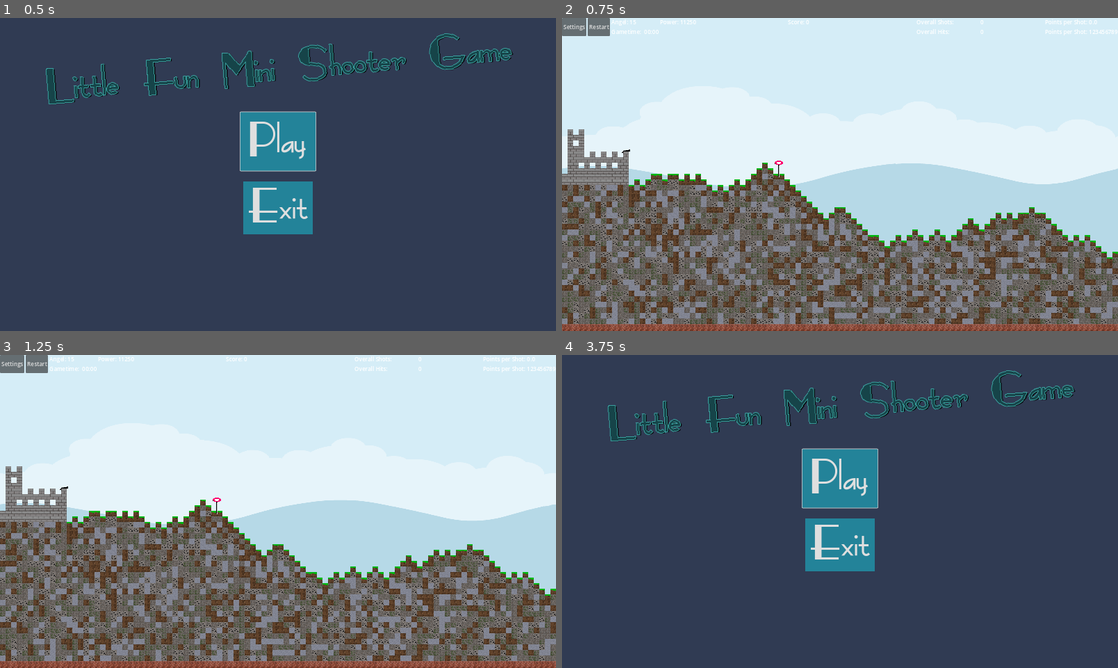
Above: before the commit, frames 1-4 (two rows, left to right).
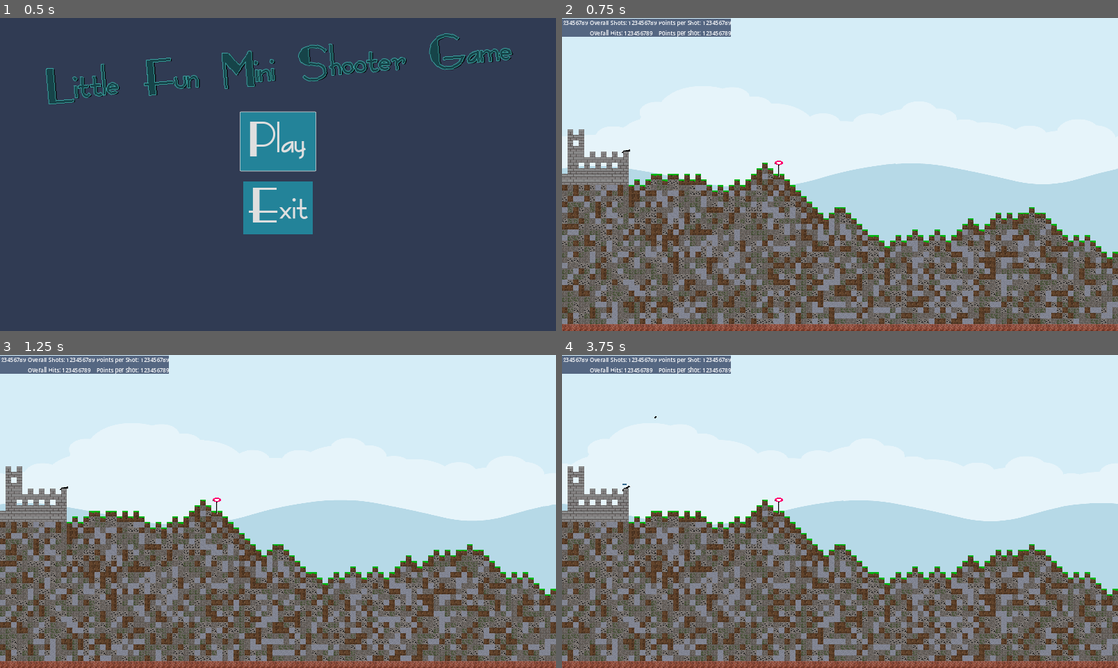
Above: after the commit, the same moments.

Repository: Coding-4Fun/Just4Fun_Mini_Shootergame
Game: Godot game, scene res://UI/MainMenuUI.tscn
Same seed, same stepped clock (60 frames per second), same inputs: the game is played once before the commit and once after it.
Inputs (mouse positions are in pixels of both pictures, inside the frame that each line leads up to):
- Up to frame 1 (0.5 s): no input
- Up to frame 2 (0.75 s): click "Play" at 0.5 s
- Up to frame 3 (1.25 s): no input
- Up to frame 4 (3.75 s): click (573, 364) at 1.25 s, where only the run before the commit has a clickable "Settings"; click (600, 364) at 2 s, where only the run before the commit has a clickable "Restart"; click (595, 380) at 2.75 s, where only the run before the commit has a clickable "Enable Target Timer"; click (789, 380) at 3.5 s, where only the run before the commit has a clickable "Back to Menu"

Frame 1 is identical in both runs. In frame 2, 1.6% of the frame differs, in the area x 0-100%, y 0-6%; in frame 3, 1.6%; in frame 4, 100%, in the area x 0-100%, y 0-100%.
Error after the commit: Invalid assignment of property or key 'text' with value of type 'String' on a base object of type 'null instance'. (res://UI/InGameUI.gd:42)

Commit message:
Try: Try fix layout

Diff:
--- a/UI/InGameUI.tscn
+++ b/UI/InGameUI.tscn
@@ -3,184 +3,184 @@
 [ext_resource type="Script" path="res://UI/InGameUI.gd" id="1"]
 [ext_resource type="PackedScene" uid="uid://chpd7ewn37es" path="res://UI/Settings/InGameUISettings.tscn" id="2"]
 
-[node name="InGameUI" type="Control"]
-layout_mode = 3
-anchors_preset = 0
+[node name="IngameUIBottom" type="MarginContainer"]
+anchors_preset = 10
+anchor_right = 1.0
+offset_bottom = 49.0
+grow_horizontal = 2
 size_flags_horizontal = 3
 size_flags_vertical = 3
 mouse_filter = 2
+theme_override_constants/margin_left = 3
+theme_override_constants/margin_top = 3
+theme_override_constants/margin_right = 3
+theme_override_constants/margin_bottom = 0
 script = ExtResource("1")
 
-[node name="IngameUIBottom" type="MarginContainer" parent="."]
-layout_mode = 1
-offset_right = 1600.0
-offset_bottom = 46.0
+[node name="ColorRect" type="ColorRect" parent="."]
+layout_mode = 2
+color = Color(0.145098, 0.203922, 0.337255, 0.72549)
+
+[node name="vBoxContainer" type="VBoxContainer" parent="."]
+layout_mode = 2
 size_flags_horizontal = 3
 mouse_filter = 2
 
-[node name="vBoxContainer" type="VBoxContainer" parent="IngameUIBottom"]
+[node name="hBoxHud" type="HBoxContainer" parent="vBoxContainer"]
 layout_mode = 2
 mouse_filter = 2
 
-[node name="hBoxHud" type="HBoxContainer" parent="IngameUIBottom/vBoxContainer"]
-layout_mode = 2
-mouse_filter = 2
-
-[node name="hBoxUIButtons" type="HBoxContainer" parent="IngameUIBottom/vBoxContainer/hBoxHud"]
+[node name="hBoxUIButtons" type="HBoxContainer" parent="vBoxContainer/hBoxHud"]
 layout_mode = 2
 size_flags_vertical = 3
 mouse_filter = 2
 
-[node name="buttGameOptions" type="Button" parent="IngameUIBottom/vBoxContainer/hBoxHud/hBoxUIButtons"]
+[node name="buttGameOptions" type="Button" parent="vBoxContainer/hBoxHud/hBoxUIButtons"]
 layout_mode = 2
 size_flags_horizontal = 3
 text = "Settings"
 
-[node name="buttGameReset" type="Button" parent="IngameUIBottom/vBoxContainer/hBoxHud/hBoxUIButtons"]
+[node name="buttGameReset" type="Button" parent="vBoxContainer/hBoxHud/hBoxUIButtons"]
 layout_mode = 2
 size_flags_horizontal = 3
 text = "Restart"
 
-[node name="vBoxContainerGameTimer" type="VBoxContainer" parent="IngameUIBottom/vBoxContainer/hBoxHud"]
+[node name="vBoxContainerGameTimer" type="VBoxContainer" parent="vBoxContainer/hBoxHud"]
 layout_mode = 2
 
-[node name="hBoxAngel" type="HBoxContainer" parent="IngameUIBottom/vBoxContainer/hBoxHud/vBoxContainerGameTimer"]
+[node name="hBoxAngel" type="HBoxContainer" parent="vBoxContainer/hBoxHud/vBoxContainerGameTimer"]
 layout_mode = 2
 size_flags_horizontal = 3
 mouse_filter = 2
 
-[node name="label" type="Label" parent="IngameUIBottom/vBoxContainer/hBoxHud/vBoxContainerGameTimer/hBoxAngel"]
+[node name="label" type="Label" parent="vBoxContainer/hBoxHud/vBoxContainerGameTimer/hBoxAngel"]
 layout_mode = 2
 size_flags_vertical = 0
 text = "Angel:"
 
-[node name="labAngel" type="Label" parent="IngameUIBottom/vBoxContainer/hBoxHud/vBoxContainerGameTimer/hBoxAngel"]
+[node name="labAngel" type="Label" parent="vBoxContainer/hBoxHud/vBoxContainerGameTimer/hBoxAngel"]
 layout_mode = 2
 size_flags_horizontal = 3
 size_flags_vertical = 0
 text = "123456789"
 
-[node name="hBoxGametimer" type="HBoxContainer" parent="IngameUIBottom/vBoxContainer/hBoxHud/vBoxContainerGameTimer"]
+[node name="hBoxGametimer" type="HBoxContainer" parent="vBoxContainer/hBoxHud/vBoxContainerGameTimer"]
 layout_mode = 2
 
-[node name="label" type="Label" parent="IngameUIBottom/vBoxContainer/hBoxHud/vBoxContainerGameTimer/hBoxGametimer"]
+[node name="label" type="Label" parent="vBoxContainer/hBoxHud/vBoxContainerGameTimer/hBoxGametimer"]
 layout_mode = 2
 text = "Gametime: "
 
-[node name="labelGameTime" type="Label" parent="IngameUIBottom/vBoxContainer/hBoxHud/vBoxContainerGameTimer/hBoxGametimer"]
+[node name="labelGameTime" type="Label" parent="vBoxContainer/hBoxHud/vBoxContainerGameTimer/hBoxGametimer"]
 layout_mode = 2
 text = "00:00"
 
-[node name="hBoxPower" type="HBoxContainer" parent="IngameUIBottom/vBoxContainer/hBoxHud"]
+[node name="hBoxPower" type="HBoxContainer" parent="vBoxContainer/hBoxHud"]
 layout_mode = 2
 size_flags_horizontal = 2
 mouse_filter = 2
 
-[node name="label" type="Label" parent="IngameUIBottom/vBoxContainer/hBoxHud/hBoxPower"]
+[node name="label" type="Label" parent="vBoxContainer/hBoxHud/hBoxPower"]
 layout_mode = 2
 size_flags_vertical = 0
 text = "Power:"
 
-[node name="labPower" type="Label" parent="IngameUIBottom/vBoxContainer/hBoxHud/hBoxPower"]
+[node name="labPower" type="Label" parent="vBoxContainer/hBoxHud/hBoxPower"]
 layout_mode = 2
 size_flags_horizontal = 3
 size_flags_vertical = 0
 text = "123456789"
 
-[node name="hBoxScore" type="HBoxContainer" parent="IngameUIBottom/vBoxContainer/hBoxHud"]
+[node name="hBoxScore" type="HBoxContainer" parent="vBoxContainer/hBoxHud"]
 layout_mode = 2
 size_flags_horizontal = 2
 mouse_filter = 2
 
-[node name="label" type="Label" parent="IngameUIBottom/vBoxContainer/hBoxHud/hBoxScore"]
+[node name="label" type="Label" parent="vBoxContainer/hBoxHud/hBoxScore"]
 layout_mode = 2
 size_flags_vertical = 0
 text = "Score:"
 
-[node name="labScore" type="Label" parent="IngameUIBottom/vBoxContainer/hBoxHud/hBoxScore"]
+[node name="labScore" type="Label" parent="vBoxContainer/hBoxHud/hBoxScore"]
 layout_mode = 2
 size_flags_horizontal = 3
 size_flags_vertical = 0
 text = "123456789"
 
-[node name="vBoxContainerShots" type="VBoxContainer" parent="IngameUIBottom/vBoxContainer/hBoxHud"]
+[node name="vBoxContainerShots" type="VBoxContainer" parent="vBoxContainer/hBoxHud"]
 layout_mode = 2
 size_flags_horizontal = 3
 mouse_filter = 2
 
-[node name="hBoxShots" type="HBoxContainer" parent="IngameUIBottom/vBoxContainer/hBoxHud/vBoxContainerShots"]
+[node name="hBoxShots" type="HBoxContainer" parent="vBoxContainer/hBoxHud/vBoxContainerShots"]
 layout_mode = 2
 size_flags_horizontal = 3
 mouse_filter = 2
 
-[node name="label" type="Label" parent="IngameUIBottom/vBoxContainer/hBoxHud/vBoxContainerShots/hBoxShots"]
+[node name="label" type="Label" parent="vBoxContainer/hBoxHud/vBoxContainerShots/hBoxShots"]
 layout_mode = 2
 size_flags_horizontal = 3
 size_flags_vertical = 0
 text = "Overall Shots:"
 
-[node name="labShots" type="Label" parent="IngameUIBottom/vBoxContainer/hBoxHud/vBoxContainerShots/hBoxShots"]
+[node name="labShots" type="Label" parent="vBoxContainer/hBoxHud/vBoxContainerShots/hBoxShots"]
 layout_mode = 2
 size_flags_horizontal = 3
 size_flags_vertical = 0
 text = "123456789"
 
-[node name="hBoxHits" type="HBoxContainer" parent="IngameUIBottom/vBoxContainer/hBoxHud/vBoxContainerShots"]
+[node name="hBoxHits" type="HBoxContainer" parent="vBoxContainer/hBoxHud/vBoxContainerShots"]
 layout_mode = 2
 size_flags_horizontal = 3
 mouse_filter = 2
 
-[node name="label" type="Label" parent="IngameUIBottom/vBoxContainer/hBoxHud/vBoxContainerShots/hBoxHits"]
+[node name="label" type="Label" parent="vBoxContainer/hBoxHud/vBoxContainerShots/hBoxHits"]
 layout_mode = 2
 size_flags_horizontal = 3
 size_flags_vertical = 0
 text = "Overall Hits:"
 
-[node name="labHits" type="Label" parent="IngameUIBottom/vBoxContainer/hBoxHud/vBoxContainerShots/hBoxHits"]
+[node name="labHits" type="Label" parent="vBoxContainer/hBoxHud/vBoxContainerShots/hBoxHits"]
 layout_mode = 2
 size_flags_horizontal = 3
 size_flags_vertical = 0
 text = "123456789"
 
-[node name="vBoxContainerPoints" type="VBoxContainer" parent="IngameUIBottom/vBoxContainer/hBoxHud"]
+[node name="vBoxContainerPoints" type="VBoxContainer" parent="vBoxContainer/hBoxHud"]
 layout_mode = 2
 mouse_filter = 2
 
-[node name="hBoxPointsPerShot" type="HBoxContainer" parent="IngameUIBottom/vBoxContainer/hBoxHud/vBoxContainerPoints"]
+[node name="hBoxPointsPerShot" type="HBoxContainer" parent="vBoxContainer/hBoxHud/vBoxContainerPoints"]
 layout_mode = 2
 size_flags_horizontal = 3
 mouse_filter = 2
 
-[node name="label" type="Label" parent="IngameUIBottom/vBoxContainer/hBoxHud/vBoxContainerPoints/hBoxPointsPerShot"]
+[node name="label" type="Label" parent="vBoxContainer/hBoxHud/vBoxContainerPoints/hBoxPointsPerShot"]
 layout_mode = 2
 size_flags_vertical = 0
 text = "Points per Shot:"
 
-[node name="labPointsPerShots" type="Label" parent="IngameUIBottom/vBoxContainer/hBoxHud/vBoxContainerPoints/hBoxPointsPerShot"]
+[node name="labPointsPerShots" type="Label" parent="vBoxContainer/hBoxHud/vBoxContainerPoints/hBoxPointsPerShot"]
 layout_mode = 2
 size_flags_vertical = 0
 text = "123456789"
 
-[node name="hBoxPointsPerShot_2" type="HBoxContainer" parent="IngameUIBottom/vBoxContainer/hBoxHud/vBoxContainerPoints"]
+[node name="hBoxPointsPerShot_2" type="HBoxContainer" parent="vBoxContainer/hBoxHud/vBoxContainerPoints"]
 layout_mode = 2
 size_flags_horizontal = 2
 mouse_filter = 2
 
-[node name="label" type="Label" parent="IngameUIBottom/vBoxContainer/hBoxHud/vBoxContainerPoints/hBoxPointsPerShot_2"]
+[node name="label" type="Label" parent="vBoxContainer/hBoxHud/vBoxContainerPoints/hBoxPointsPerShot_2"]
 layout_mode = 2
 size_flags_vertical = 0
 text = "Points per Shot:"
 
-[node name="labPointsPerShots" type="Label" parent="IngameUIBottom/vBoxContainer/hBoxHud/vBoxContainerPoints/hBoxPointsPerShot_2"]
+[node name="labPointsPerShots" type="Label" parent="vBoxContainer/hBoxHud/vBoxContainerPoints/hBoxPointsPerShot_2"]
 layout_mode = 2
 size_flags_vertical = 0
 text = "123456789"
 
-[node name="vBoxSettings" parent="IngameUIBottom/vBoxContainer" instance=ExtResource("2")]
+[node name="vBoxSettings" parent="vBoxContainer" instance=ExtResource("2")]
 visible = false
 layout_mode = 2
-
-[connection signal="pressed" from="IngameUIBottom/vBoxContainer/hBoxHud/hBoxUIButtons/buttGameOptions" to="." method="_on_buttGameOptions_pressed"]
-[connection signal="pressed" from="IngameUIBottom/vBoxContainer/hBoxHud/hBoxUIButtons/buttGameReset" to="." method="_on_button_pressed"]
-
-[editable path="IngameUIBottom/vBoxContainer/vBoxSettings"]
+size_flags_vertical = 3
--- a/UI/Settings/InGameUISettings.tscn
+++ b/UI/Settings/InGameUISettings.tscn
@@ -5,65 +5,70 @@
 [ext_resource type="Script" path="res://UI/Settings/MaxScoreSettings.gd" id="3"]
 [ext_resource type="Script" path="res://UI/Settings/Settings.gd" id="4"]
 
-[node name="Background" type="ColorRect"]
+[node name="vBoxSettings" type="VBoxContainer"]
+anchors_preset = 10
+anchor_right = 1.0
+offset_bottom = 106.0
+grow_horizontal = 2
+mouse_filter = 0
+script = ExtResource("4")
+
+[node name="Background" type="ColorRect" parent="."]
+visible = false
 show_behind_parent = true
-size_flags_horizontal = 3
+layout_mode = 2
 size_flags_vertical = 3
 color = Color(0.145098, 0.203922, 0.337255, 0.72549)
 
-[node name="vBoxSettings" type="VBoxContainer" parent="."]
-layout_mode = 0
-mouse_filter = 0
-script = ExtResource("4")
-
-[node name="hBoxOptions" type="HBoxContainer" parent="vBoxSettings"]
+[node name="hBoxOptions" type="HBoxContainer" parent="."]
 layout_mode = 2
 mouse_filter = 2
 
-[node name="buttSwitchTargetTimer" type="CheckButton" parent="vBoxSettings/hBoxOptions"]
+[node name="buttSwitchTargetTimer" type="CheckButton" parent="hBoxOptions"]
 layout_mode = 2
 text = "Enable Target Timer"
 
-[node name="vSeparator" type="VSeparator" parent="vBoxSettings/hBoxOptions"]
+[node name="vSeparator" type="VSeparator" parent="hBoxOptions"]
 layout_mode = 2
 size_flags_horizontal = 3
 mouse_filter = 2
 
-[node name="buttBackToMenu" type="Button" parent="vBoxSettings/hBoxOptions"]
+[node name="buttBackToMenu" type="Button" parent="hBoxOptions"]
 layout_mode = 2
 text = "Back to Menu"
 
-[node name="hBoxConditions" type="HBoxContainer" parent="vBoxSettings"]
+[node name="hBoxConditions" type="HBoxContainer" parent="."]
 layout_mode = 2
 
-[node name="hBoxContainer" type="HBoxContainer" parent="vBoxSettings/hBoxConditions"]
+[node name="hBoxContainer" type="HBoxContainer" parent="hBoxConditions"]
 layout_mode = 2
 size_flags_horizontal = 3
 
-[node name="label" type="Label" parent="vBoxSettings/hBoxConditions/hBoxContainer"]
+[node name="label" type="Label" parent="hBoxConditions/hBoxContainer"]
 layout_mode = 2
-text = "Win/Loose
-Conditions"
+text = "Win/Loose Conditions"
 
-[node name="vBoxContainerShots" type="VBoxContainer" parent="vBoxSettings/hBoxConditions/hBoxContainer"]
+[node name="vBoxContainerShots" type="VBoxContainer" parent="hBoxConditions/hBoxContainer"]
 layout_mode = 2
+size_flags_horizontal = 3
 
-[node name="hBoxContainerMaxShots" type="HBoxContainer" parent="vBoxSettings/hBoxConditions/hBoxContainer/vBoxContainerShots"]
+[node name="hBoxContainerMaxShots" type="HBoxContainer" parent="hBoxConditions/hBoxContainer/vBoxContainerShots"]
 layout_mode = 2
 size_flags_horizontal = 0
 script = ExtResource("2")
 
-[node name="cButtSwitchMaxShots" type="CheckButton" parent="vBoxSettings/hBoxConditions/hBoxContainer/vBoxContainerShots/hBoxContainerMaxShots"]
+[node name="cButtSwitchMaxShots" type="CheckButton" parent="hBoxConditions/hBoxContainer/vBoxContainerShots/hBoxContainerMaxShots"]
 layout_mode = 2
 text = "Max Shots"
 
-[node name="label" type="Label" parent="vBoxSettings/hBoxConditions/hBoxContainer/vBoxContainerShots/hBoxContainerMaxShots"]
+[node name="label" type="Label" parent="hBoxConditions/hBoxContainer/vBoxContainerShots/hBoxContainerMaxShots"]
 layout_mode = 2
 size_flags_horizontal = 8
 size_flags_vertical = 5
 text = "Max Shots"
 
-[node name="MaxShotSlider" type="HSlider" parent="vBoxSettings/hBoxConditions/hBoxContainer/vBoxContainerShots/hBoxContainerMaxShots"]
+[node name="MaxShotSlider" type="HSlider" parent="hBoxConditions/hBoxContainer/vBoxContainerShots/hBoxContainerMaxShots"]
+custom_minimum_size = Vector2(300, 0)
 layout_mode = 2
 size_flags_horizontal = 8
 size_flags_vertical = 5
@@ -75,31 +80,32 @@
 tick_count = 10
 ticks_on_borders = true
 
-[node name="labelMaxShots" type="Label" parent="vBoxSettings/hBoxConditions/hBoxContainer/vBoxContainerShots/hBoxContainerMaxShots"]
+[node name="labelMaxShots" type="Label" parent="hBoxConditions/hBoxContainer/vBoxContainerShots/hBoxContainerMaxShots"]
 layout_mode = 2
 text = "123456"
 
-[node name="vBoxContainerScore" type="VBoxContainer" parent="vBoxSettings/hBoxConditions/hBoxContainer"]
+[node name="vBoxContainerScore" type="VBoxContainer" parent="hBoxConditions/hBoxContainer"]
 layout_mode = 2
 size_flags_horizontal = 3
 
-[node name="hBoxContainerMaxScore" type="HBoxContainer" parent="vBoxSettings/hBoxConditions/hBoxContainer/vBoxContainerScore"]
+[node name="hBoxContainerMaxScore" type="HBoxContainer" parent="hBoxConditions/hBoxContainer/vBoxContainerScore"]
 layout_mode = 2
+size_flags_horizontal = 8
 script = ExtResource("3")
 
-[node name="cButtSwitchMaxScore" type="CheckButton" parent="vBoxSettings/hBoxConditions/hBoxContainer/vBoxContainerScore/hBoxContainerMaxScore"]
+[node name="cButtSwitchMaxScore" type="CheckButton" parent="hBoxConditions/hBoxContainer/vBoxContainerScore/hBoxContainerMaxScore"]
 layout_mode = 2
 text = "Max Negative Score"
 
-[node name="label" type="Label" parent="vBoxSettings/hBoxConditions/hBoxContainer/vBoxContainerScore/hBoxContainerMaxScore"]
+[node name="label" type="Label" parent="hBoxConditions/hBoxContainer/vBoxContainerScore/hBoxContainerMaxScore"]
 layout_mode = 2
 size_flags_horizontal = 8
 size_flags_vertical = 5
 text = "Max/Min Score"
 
-[node name="MaxScoreSlider" type="HSlider" parent="vBoxSettings/hBoxConditions/hBoxContainer/vBoxContainerScore/hBoxContainerMaxScore"]
+[node name="MaxScoreSlider" type="HSlider" parent="hBoxConditions/hBoxContainer/vBoxContainerScore/hBoxContainerMaxScore"]
+custom_minimum_size = Vector2(300, 0)
 layout_mode = 2
-size_flags_horizontal = 3
 size_flags_vertical = 5
 min_value = -1000.0
 max_value = 1000.0
@@ -110,32 +116,33 @@
 tick_count = 20
 ticks_on_borders = true
 
-[node name="labelMaxScore" type="Label" parent="vBoxSettings/hBoxConditions/hBoxContainer/vBoxContainerScore/hBoxContainerMaxScore"]
+[node name="labelMaxScore" type="Label" parent="hBoxConditions/hBoxContainer/vBoxContainerScore/hBoxContainerMaxScore"]
 layout_mode = 2
 text = "MAX"
 
-[node name="hBoxRoundTime" type="HBoxContainer" parent="vBoxSettings"]
+[node name="hBoxRoundTime" type="HBoxContainer" parent="."]
 layout_mode = 2
 
-[node name="hBoxContainer" type="HBoxContainer" parent="vBoxSettings/hBoxRoundTime"]
+[node name="hBoxContainer" type="HBoxContainer" parent="hBoxRoundTime"]
 layout_mode = 2
 size_flags_horizontal = 3
 
-[node name="vSeparator" type="VSeparator" parent="vBoxSettings/hBoxRoundTime/hBoxContainer"]
+[node name="vSeparator" type="VSeparator" parent="hBoxRoundTime/hBoxContainer"]
 layout_mode = 2
 
-[node name="vBoxContainer" type="VBoxContainer" parent="vBoxSettings/hBoxRoundTime/hBoxContainer"]
+[node name="vBoxContainer" type="VBoxContainer" parent="hBoxRoundTime/hBoxContainer"]
 layout_mode = 2
 
-[node name="hBoxContainerMaxGameTimer" type="HBoxContainer" parent="vBoxSettings/hBoxRoundTime/hBoxContainer/vBoxContainer"]
+[node name="hBoxContainerMaxGameTimer" type="HBoxContainer" parent="hBoxRoundTime/hBoxContainer/vBoxContainer"]
 layout_mode = 2
 script = ExtResource("1")
 
-[node name="cButtSwitchMaxGameTime" type="CheckButton" parent="vBoxSettings/hBoxRoundTime/hBoxContainer/vBoxContainer/hBoxContainerMaxGameTimer"]
+[node name="cButtSwitchMaxGameTime" type="CheckButton" parent="hBoxRoundTime/hBoxContainer/vBoxContainer/hBoxContainerMaxGameTimer"]
 layout_mode = 2
 text = "Max Play Time"
 
-[node name="MaxGameTimeSlider" type="HSlider" parent="vBoxSettings/hBoxRoundTime/hBoxContainer/vBoxContainer/hBoxContainerMaxGameTimer"]
+[node name="MaxGameTimeSlider" type="HSlider" parent="hBoxRoundTime/hBoxContainer/vBoxContainer/hBoxContainerMaxGameTimer"]
+custom_minimum_size = Vector2(300, 0)
 layout_mode = 2
 size_flags_horizontal = 8
 size_flags_vertical = 5
@@ -148,17 +155,17 @@
 tick_count = 10
 ticks_on_borders = true
 
-[node name="labelMaxGameTime" type="Label" parent="vBoxSettings/hBoxRoundTime/hBoxContainer/vBoxContainer/hBoxContainerMaxGameTimer"]
+[node name="labelMaxGameTime" type="Label" parent="hBoxRoundTime/hBoxContainer/vBoxContainer/hBoxContainerMaxGameTimer"]
 layout_mode = 2
 text = "00:00"
 
-[connection signal="pressed" from="vBoxSettings/hBoxOptions/buttBackToMenu" to="vBoxSettings" method="_on_buttBackToMenu_pressed"]
-[connection signal="pressed" from="vBoxSettings/hBoxConditions/hBoxContainer/vBoxContainerShots/hBoxContainerMaxShots/cButtSwitchMaxShots" to="vBoxSettings/hBoxConditions/hBoxContainer/vBoxContainerShots/hBoxContainerMaxShots" method="_on_cButtSwitchMaxShots_pressed"]
-[connection signal="toggled" from="vBoxSettings/hBoxConditions/hBoxContainer/vBoxContainerShots/hBoxContainerMaxShots/cButtSwitchMaxShots" to="vBoxSettings/hBoxConditions/hBoxContainer/vBoxContainerShots/hBoxContainerMaxShots" method="_on_cButtSwitchMaxShots_toggled"]
-[connection signal="value_changed" from="vBoxSettings/hBoxConditions/hBoxContainer/vBoxContainerShots/hBoxContainerMaxShots/MaxShotSlider" to="vBoxSettings/hBoxConditions/hBoxContainer/vBoxContainerShots/hBoxContainerMaxShots" method="_on_MaxShotSlider_value_changed"]
-[connection signal="pressed" from="vBoxSettings/hBoxConditions/hBoxContainer/vBoxContainerScore/hBoxContainerMaxScore/cButtSwitchMaxScore" to="vBoxSettings/hBoxConditions/hBoxContainer/vBoxContainerScore/hBoxContainerMaxScore" method="_on_cButtSwitchMaxScore_pressed"]
-[connection signal="toggled" from="vBoxSettings/hBoxConditions/hBoxContainer/vBoxContainerScore/hBoxContainerMaxScore/cButtSwitchMaxScore" to="vBoxSettings/hBoxConditions/hBoxContainer/vBoxContainerScore/hBoxContainerMaxScore" method="_on_cButtSwitchMaxScore_toggled"]
-[connection signal="value_changed" from="vBoxSettings/hBoxConditions/hBoxContainer/vBoxContainerScore/hBoxContainerMaxScore/MaxScoreSlider" to="vBoxSettings/hBoxConditions/hBoxContainer/vBoxContainerScore/hBoxContainerMaxScore" method="_on_MaxScoreSlider_value_changed"]
-[connection signal="pressed" from="vBoxSettings/hBoxRoundTime/hBoxContainer/vBoxContainer/hBoxContainerMaxGameTimer/cButtSwitchMaxGameTime" to="vBoxSettings/hBoxRoundTime/hBoxContainer/vBoxContainer/hBoxContainerMaxGameTimer" method="_on_cButtSwitchMaxGameTime_pressed"]
-[connection signal="toggled" from="vBoxSettings/hBoxRoundTime/hBoxContainer/vBoxContainer/hBoxContainerMaxGameTimer/cButtSwitchMaxGameTime" to="vBoxSettings/hBoxRoundTime/hBoxContainer/vBoxContainer/hBoxContainerMaxGameTimer" method="_on_cButtSwitchMaxGameTime_toggled"]
-[connection signal="value_changed" from="vBoxSettings/hBoxRoundTime/hBoxContainer/vBoxContainer/hBoxContainerMaxGameTimer/MaxGameTimeSlider" to="vBoxSettings/hBoxRoundTime/hBoxContainer/vBoxContainer/hBoxContainerMaxGameTimer" method="_on_MaxTimeSlider_value_changed"]
+[connection signal="pressed" from="hBoxOptions/buttBackToMenu" to="." method="_on_buttBackToMenu_pressed"]
+[connection signal="pressed" from="hBoxConditions/hBoxContainer/vBoxContainerShots/hBoxContainerMaxShots/cButtSwitchMaxShots" to="hBoxConditions/hBoxContainer/vBoxContainerShots/hBoxContainerMaxShots" method="_on_cButtSwitchMaxShots_pressed"]
+[connection signal="toggled" from="hBoxConditions/hBoxContainer/vBoxContainerShots/hBoxContainerMaxShots/cButtSwitchMaxShots" to="hBoxConditions/hBoxContainer/vBoxContainerShots/hBoxContainerMaxShots" method="_on_cButtSwitchMaxShots_toggled"]
+[connection signal="value_changed" from="hBoxConditions/hBoxContainer/vBoxContainerShots/hBoxContainerMaxShots/MaxShotSlider" to="hBoxConditions/hBoxContainer/vBoxContainerShots/hBoxContainerMaxShots" method="_on_MaxShotSlider_value_changed"]
+[connection signal="pressed" from="hBoxConditions/hBoxContainer/vBoxContainerScore/hBoxContainerMaxScore/cButtSwitchMaxScore" to="hBoxConditions/hBoxContainer/vBoxContainerScore/hBoxContainerMaxScore" method="_on_cButtSwitchMaxScore_pressed"]
+[connection signal="toggled" from="hBoxConditions/hBoxContainer/vBoxContainerScore/hBoxContainerMaxScore/cButtSwitchMaxScore" to="hBoxConditions/hBoxContainer/vBoxContainerScore/hBoxContainerMaxScore" method="_on_cButtSwitchMaxScore_toggled"]
+[connection signal="value_changed" from="hBoxConditions/hBoxContainer/vBoxContainerScore/hBoxContainerMaxScore/MaxScoreSlider" to="hBoxConditions/hBoxContainer/vBoxContainerScore/hBoxContainerMaxScore" method="_on_MaxScoreSlider_value_changed"]
+[connection signal="pressed" from="hBoxRoundTime/hBoxContainer/vBoxContainer/hBoxContainerMaxGameTimer/cButtSwitchMaxGameTime" to="hBoxRoundTime/hBoxContainer/vBoxContainer/hBoxContainerMaxGameTimer" method="_on_cButtSwitchMaxGameTime_pressed"]
+[connection signal="toggled" from="hBoxRoundTime/hBoxContainer/vBoxContainer/hBoxContainerMaxGameTimer/cButtSwitchMaxGameTime" to="hBoxRoundTime/hBoxContainer/vBoxContainer/hBoxContainerMaxGameTimer" method="_on_cButtSwitchMaxGameTime_toggled"]
+[connection signal="value_changed" from="hBoxRoundTime/hBoxContainer/vBoxContainer/hBoxContainerMaxGameTimer/MaxGameTimeSlider" to="hBoxRoundTime/hBoxContainer/vBoxContainer/hBoxContainerMaxGameTimer" method="_on_MaxTimeSlider_value_changed"]
